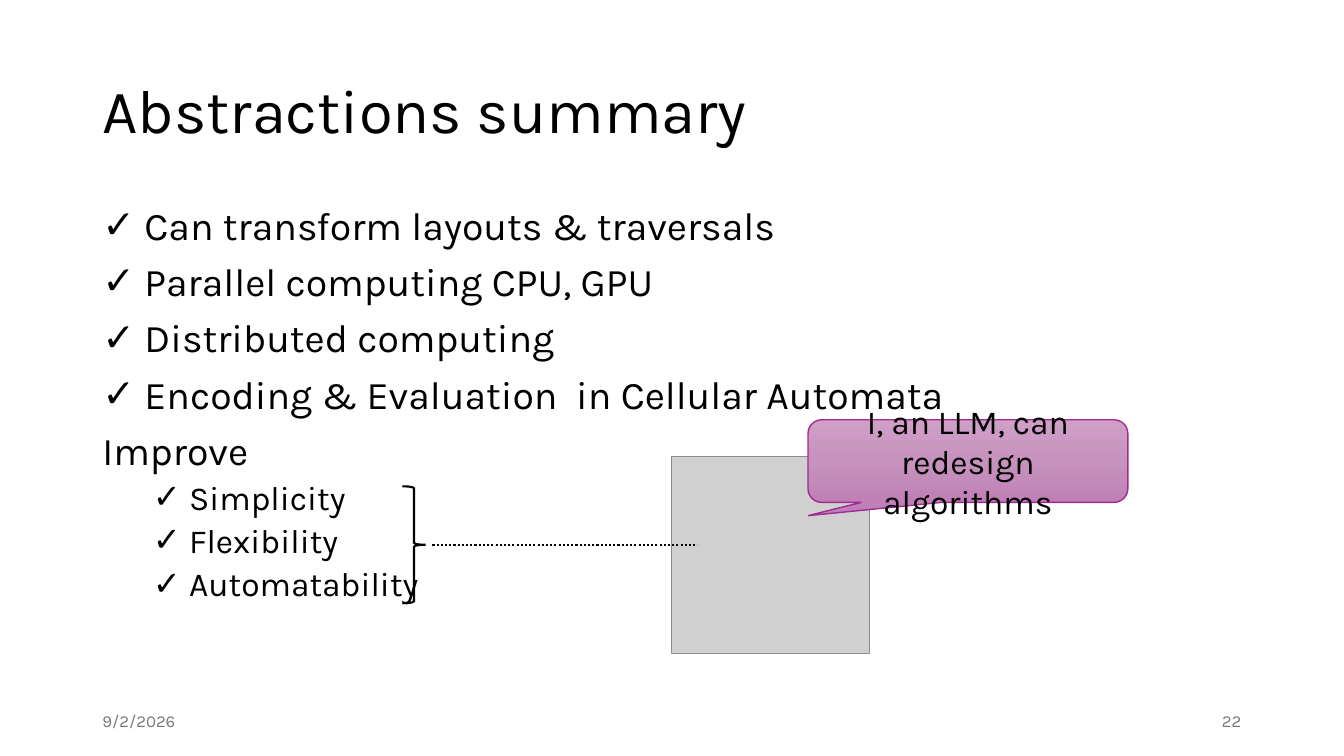
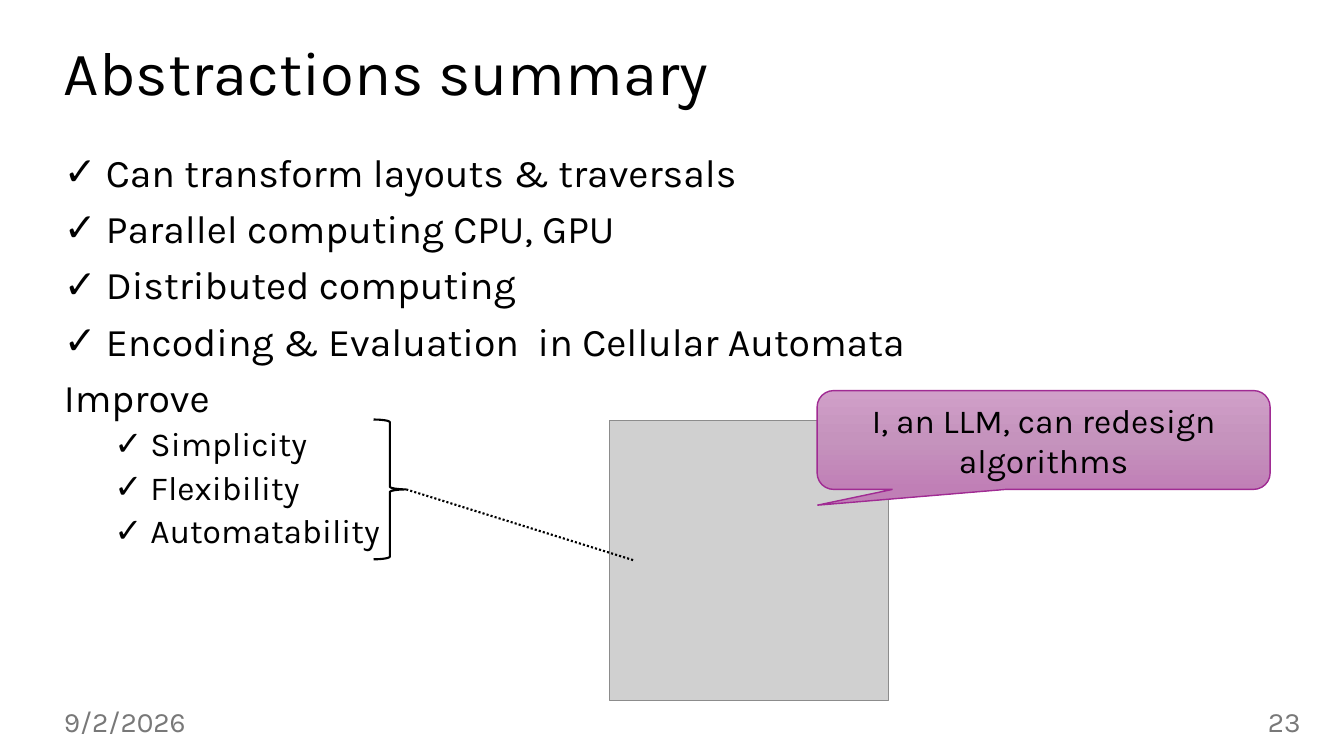
Before and after one commit to jiriklepl/phd-thesis, a slide deck: slide 23 of slides/Optimizing Memory Layouts and Traversal Orders in High-Performance Computing.pptx (slide 22 before the commit). Drawn at 1344x756 pixels with LibreOffice and Linux fonts; fonts in the diff are those of the drawing; grey boxes stand for pictures. Boxes give left, top, right and bottom in pixels: in the first picture for what was removed or moved away, otherwise in the second. Text is boxed around its words. In the diff, an @@ line names an element or a change of style, - is before the commit and + after.

```diff
--- a/slides/Optimizing Memory Layouts and Traversal Orders in High-Performance Computing.pptx
+++ b/slides/Optimizing Memory Layouts and Traversal Orders in High-Performance Computing.pptx
@@ title "Abstractions summary": place and size @@
-title "Abstractions summary" at <box>102,90,747,148</box>
+title "Abstractions summary" at <box>64,52,708,110</box>
@@ text "Can transform layouts & traversals": place and size @@
-text "Can transform layouts & traversals" at <box>102,213,943,605</box>
+text "Can transform layouts & traversals" at <box>64,160,905,552</box>
@@ right brace: place and size @@
-right brace at <box>402,486,425,603</box>
+right brace at <box>374,419,406,560</box>
@@ rounded speech box "I, an LLM, can redesign ...": place and size @@
-rounded speech box "I, an LLM, can redesign ..." at <box>809,419,1128,502</box>
+rounded speech box "I, an LLM, can redesign ..." at <box>818,391,1270,490</box>
@@ picture: place and size @@
-picture at <box>673,457,870,654</box>
+picture at <box>609,421,888,701</box>
@@ line moved from (433, 544) - (698, 544) to (406, 490) - (634, 561) @@
@@ text "9/2/2026": place and size @@
-text "9/2/2026" at <box>102,715,175,728</box>
+text "9/2/2026" at <box>64,711,186,734</box>
@@ text "9/2/2026" at <box>64,711,186,734</box>: size 12 to 20 pt @@
@@ page number at <box>1268,714,1301,733</box>: text changed; size 12 to 20 pt @@
-22
+23
```
Also in this commit, not shown: 37 other slides changed, 1 slide added.
